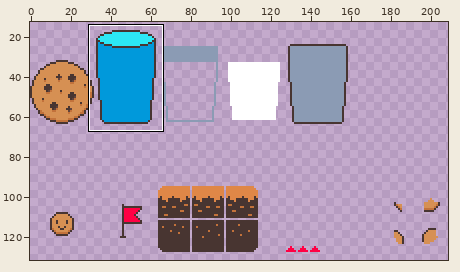
Two states of a pixel-art file, Assets/Graphics/Aseprites/SpritesAsset.aseprite. The first picture is a wide view before the edit; the outline marks the close-up.
Close-up. As it was:
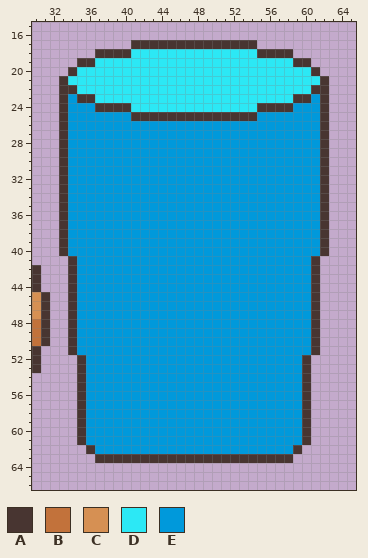
217x175 pixels, 1 frame. Shown: x 30..65, y 15..66. The wide view leaves out empty margins.
Palette (. is transparent): A #483531  B #c2723b  C #d69053  D #2ce8f5  E #0099db
Once edited:
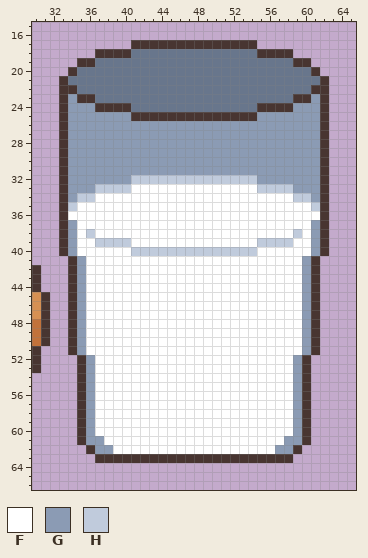
Colours new in this view: F #ffffff  G #8b9bb4  H #c0cbdc
Change:
Colour D changes from #2ce8f5 to #68768c.
Layer "Glass":
The edit turns colour E into colour F in row 33 at x 41 to 54; in row 34 at x 37 to 58; in row 35 at x 35 to 60; in row 36 at x 34 to 61; in row 37 at x 35 to 60; in row 38 at x 35, 37 to 58 and 60.
The edit turns colour E into colour F in row 39 at x 35 to 36, 41 to 54 and 59 to 60; in row 40 at x 35 to 40 and 55 to 60; in rows 41 to 51 at x 36 to 59; in rows 52 to 60 at x 37 to 58; in row 61 at x 38 to 57; in row 62 at x 39 to 56.
The edit turns colour E into colour G in row 23 at x 34 and 61; in row 24 at x 34 to 36 and 59 to 61; in row 25 at x 34 to 40 and 55 to 61; in rows 26 to 31 at x 34 to 61; in row 32 at x 34 to 40 and 55 to 61; in row 33 at x 34 to 36 and 59 to 61.
The edit turns colour E into colour G in row 34 at x 34 and 61; in rows 37 to 40 at x 34 and 61; in rows 41 to 51 at x 35 and 60; in rows 52 to 60 at x 36 and 59; in row 61 at x 36 to 37 and 58 to 59; in row 62 at x 37 to 38 and 57 to 58.
The edit turns colour E into colour H in row 32 at x 41 to 54; in row 33 at x 37 to 40 and 55 to 58; in row 34 at x 35 to 36 and 59 to 60; in row 35 at x 34 and 61; in row 38 at x 36 and 59; in row 39 at x 37 to 40 and 55 to 58.
The edit turns colour E into colour H in row 40 at x 41 to 54.
